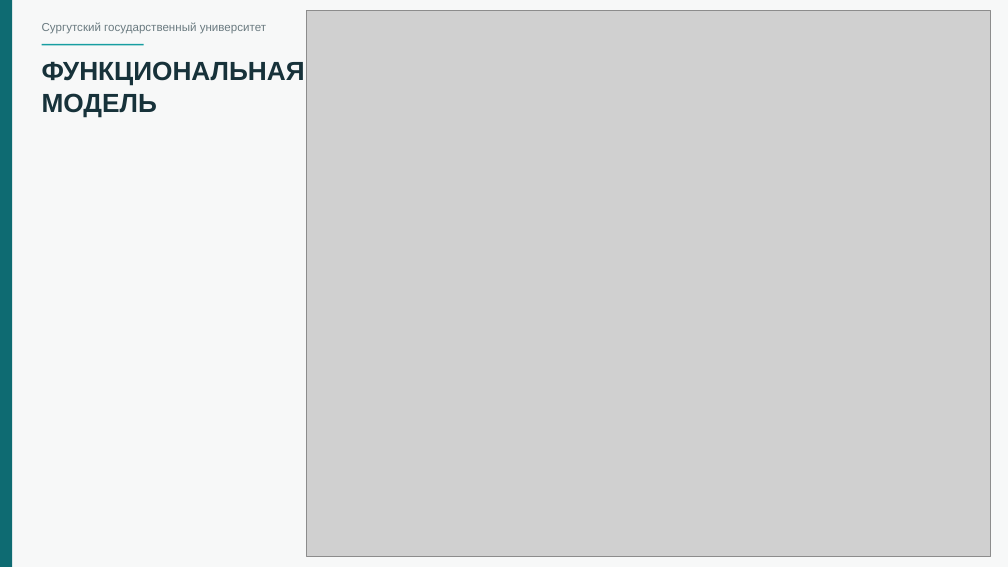
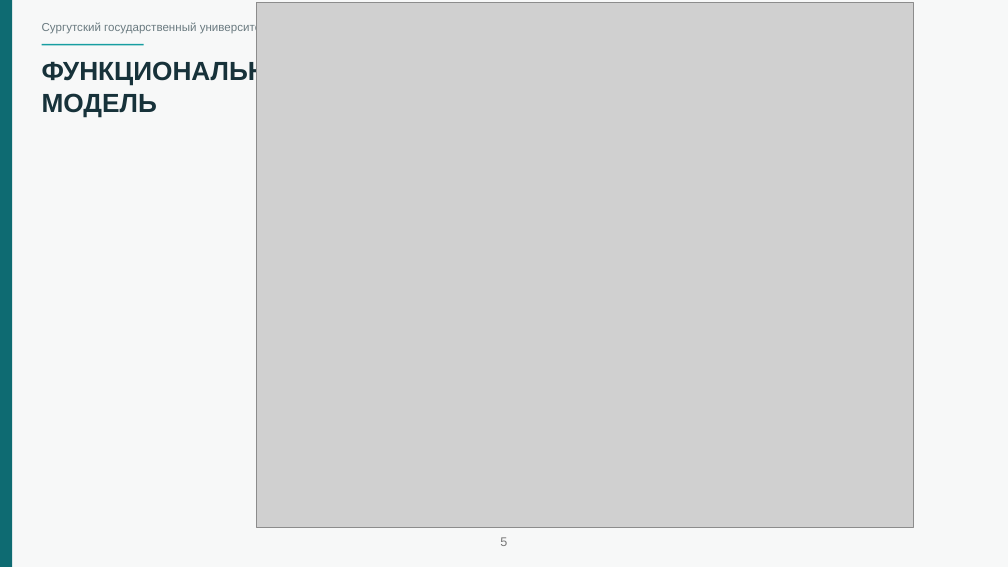
Before and after one commit to Hetsunya/diplom-docs, a slide deck: slide 6 of вкр/презентация-по_ВКР_Демьянцев_Виталий_Владиславович_606_22.pptx. Drawn at 1008x567 pixels with LibreOffice and Linux fonts; fonts in the diff are those of the drawing; grey boxes stand for pictures. Boxes give left, top, right and bottom in pixels: in the first picture for what was removed or moved away, otherwise in the second. Text is boxed around its words. In the diff, an @@ line names an element or a change of style, - is before the commit and + after.

```diff
--- a/вкр/презентация-по_ВКР_Демьянцев_Виталий_Владиславович_606_22.pptx
+++ b/вкр/презентация-по_ВКР_Демьянцев_Виталий_Владиславович_606_22.pptx
@@ picture: place and size @@
-picture at [307,11,991,557]
+picture at [256,2,913,527]
@@ page number added at [500,537,507,546], 12 pt, text #797979 @@
+5
```
Also in this commit, not shown: 15 other slides changed.
